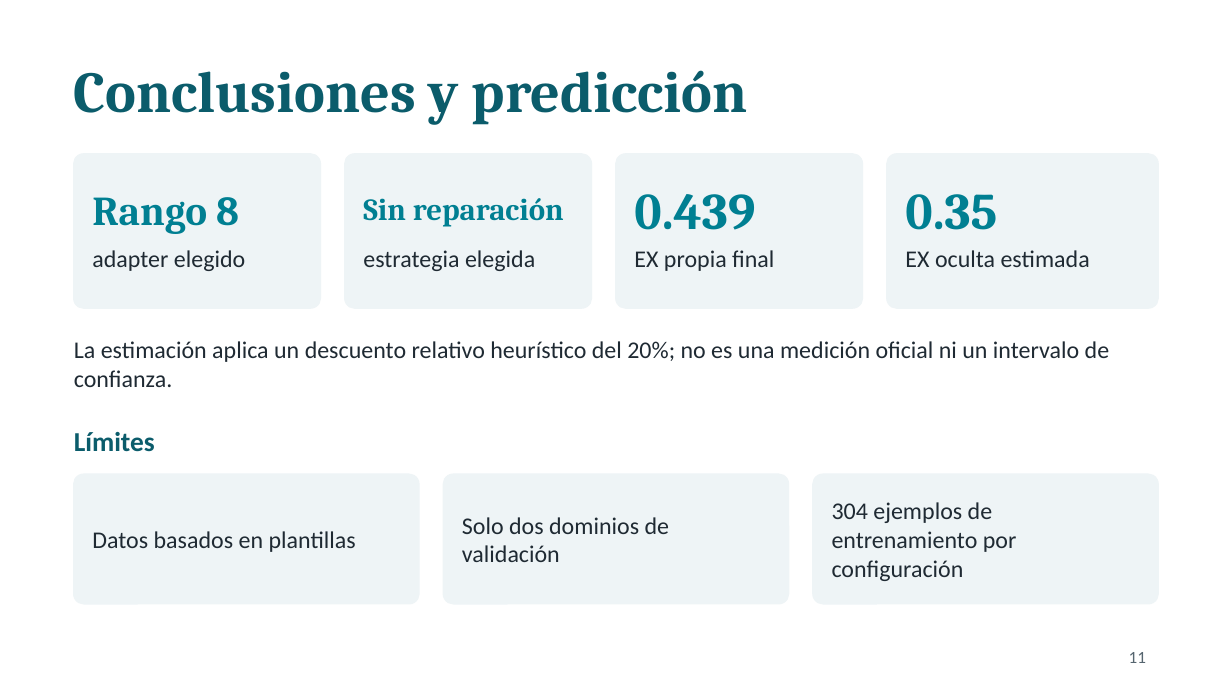
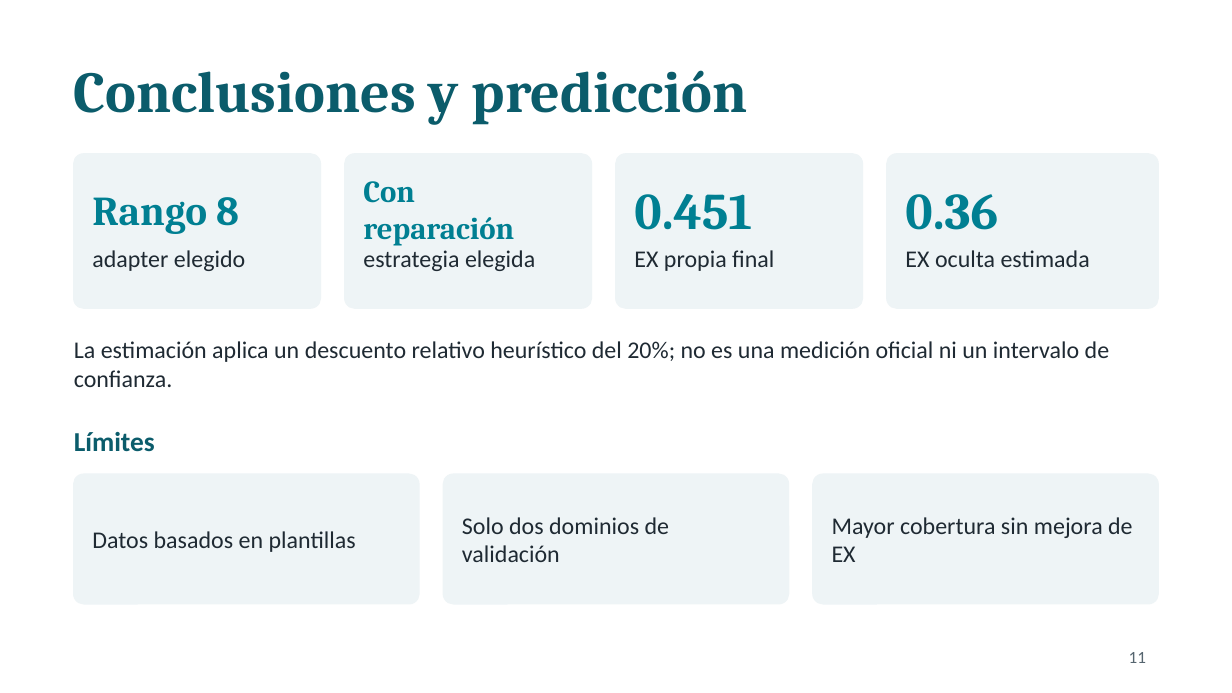
Before and after one commit to Anton17303/Deep-Learning, a slide deck: slide 11 of presentacion_proyecto.pptx. Drawn at 1232x693 pixels with LibreOffice and Linux fonts; fonts in the diff are those of the drawing. Boxes give left, top, right and bottom in pixels: in the first picture for what was removed or moved away, otherwise in the second. Text is boxed around its words. In the diff, an @@ line names an element or a change of style, - is before the commit and + after.

```diff
--- a/presentacion_proyecto.pptx
+++ b/presentacion_proyecto.pptx
@@ text at [363, 181, 514, 246]: text changed @@
-Sin reparación
+Con reparación
@@ text at [634, 194, 752, 230]: text changed @@
-0.439
+0.451
@@ text at [905, 194, 998, 230]: text changed @@
-0.35
+0.36
@@ text at [832, 517, 1132, 562]: text changed @@
-304 ejemplos de entrenamiento por configuración
+Mayor cobertura sin mejora de EX
```
Also in this commit, not shown: 6 other slides changed, 5 other files.
